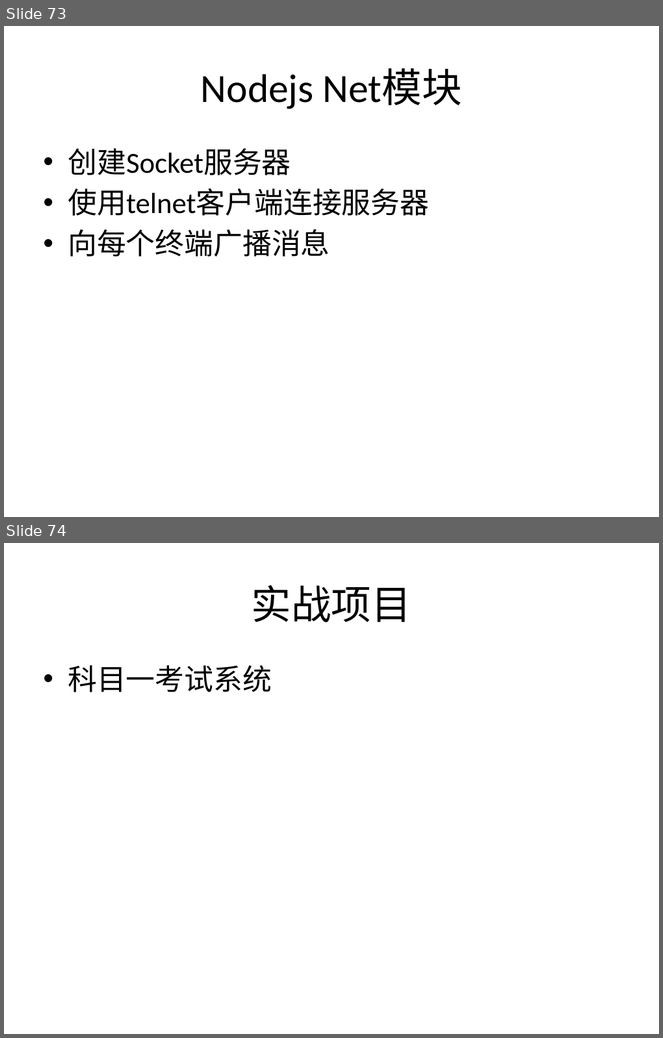
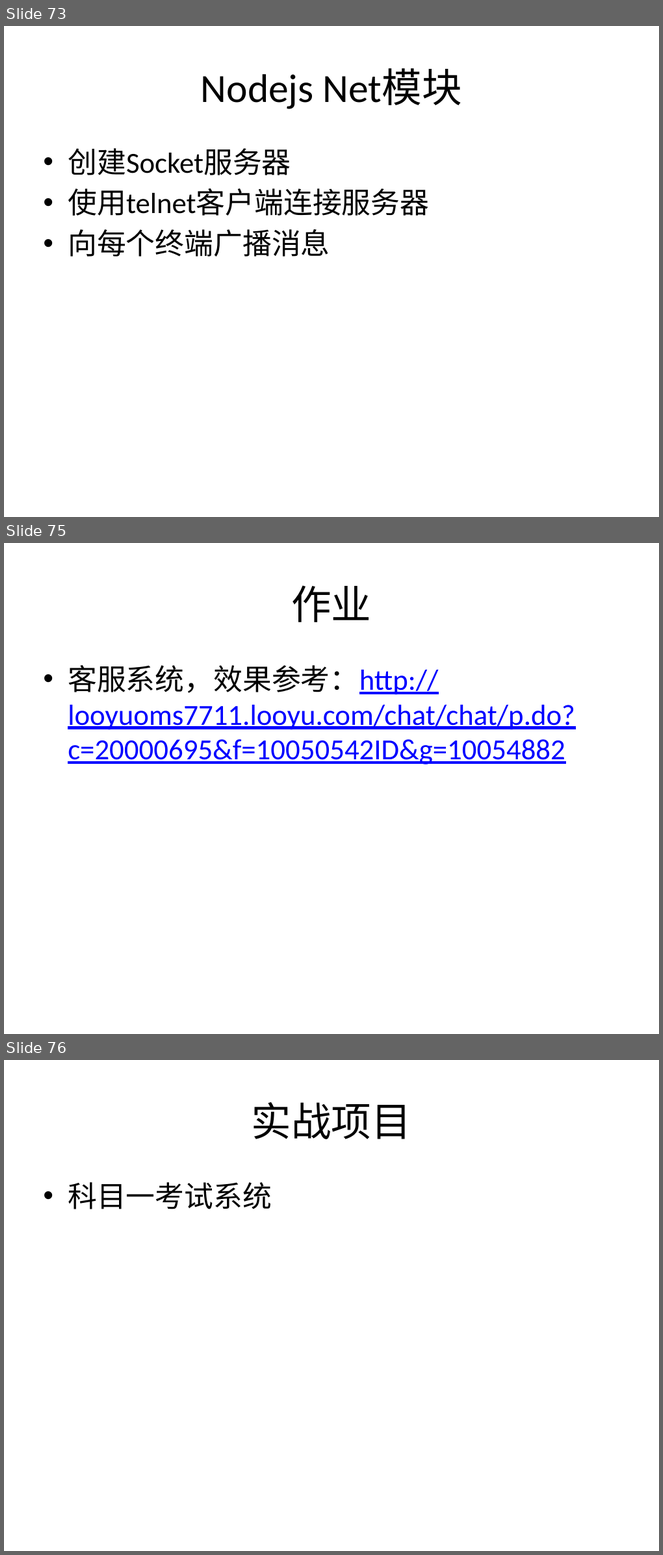
Before and after one commit to plter/HTML5Course20160612, a slide deck: Web前端教学记录.pptx. Shown one above the other, each under a label of ours: slides 73 and 74 before the commit, slides 73, 75 and 76 after it; the slides between them are not shown. The pictures are 663x1038 and 663x1555 pixels, drawn with LibreOffice and Linux fonts; fonts in the diff are those of the drawing. Boxes give left, top, right and bottom in pixels: in the first picture for what was removed or moved away, otherwise in the second. Text is boxed around its words. In the diff, an @@ line names an element or a change of style, - is before the commit and + after.

Commit message:
添加作业描述

```diff
--- a/Web前端教学记录.pptx
+++ b/Web前端教学记录.pptx
@@ slide 75 added at [4, 543, 659, 1034], background #FFFFFF @@
@@ title added at [291, 585, 371, 622], 44 pt, text #000000 @@
+作业
@@ text added at [68, 665, 575, 765], 32 pt, text #0000FF, underline @@
+• 客服系统，效果参考：http://looyuoms7711.looyu.com/chat/chat/p.do?c=20000695&f=10050542ID&g=10054882
@@ what was slide 74 is now slide 76 @@
```
Also in this commit, not shown: 1 other slide added.
